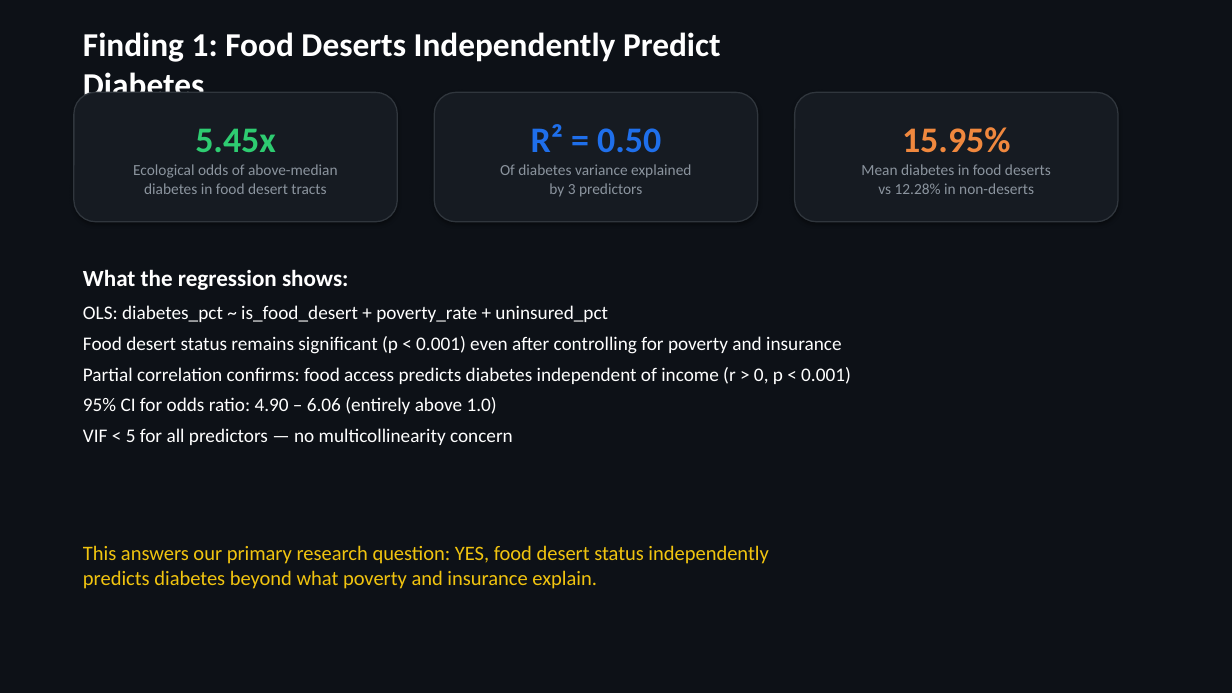
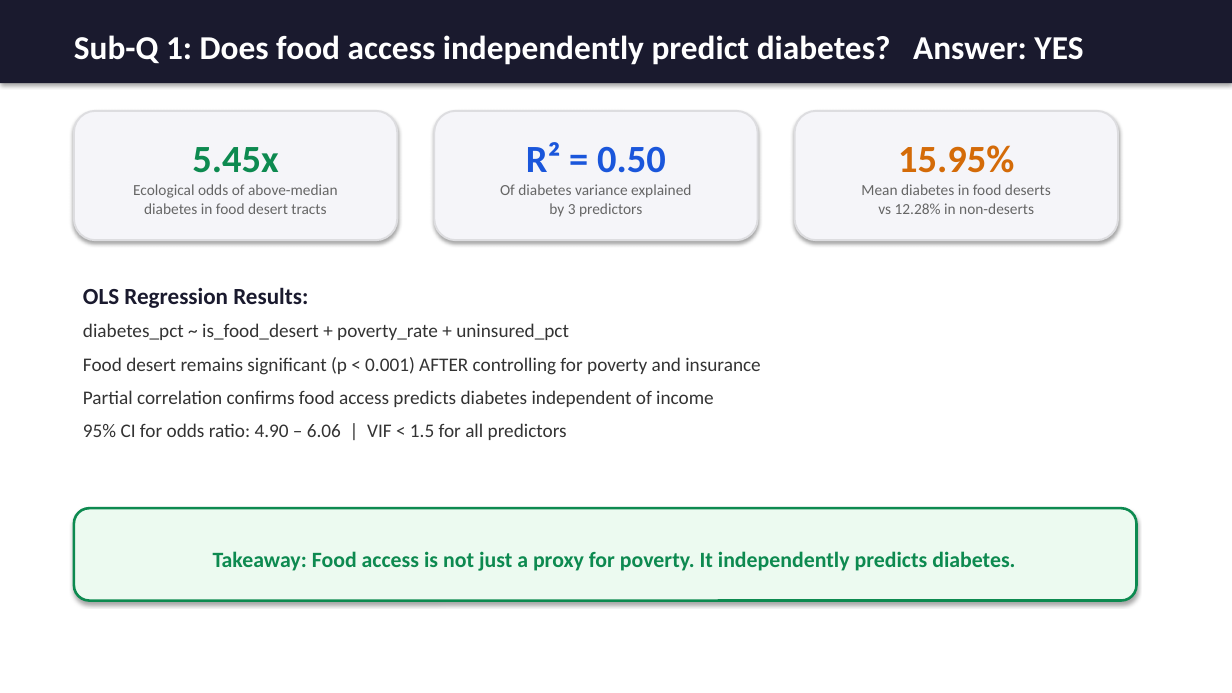
Before and after one commit to jimbo111/datathon-kims, a slide deck: slide 7 of submissions/2kim_health_slides.pptx. Drawn at 1232x693 pixels with LibreOffice and Linux fonts; fonts in the diff are those of the drawing. Boxes give left, top, right and bottom in pixels: in the first picture for what was removed or moved away, otherwise in the second. Text is boxed around its words. In the diff, an @@ line names an element or a change of style, - is before the commit and + after.

Commit message:
Update research question, sub-questions, and bright white slide theme

```diff
--- a/submissions/2kim_health_slides.pptx
+++ b/submissions/2kim_health_slides.pptx
@@ background #0D1117 to #FFFFFF @@
@@ rectangle "Sub-Q 1: Does food access ...": place and size @@
-rectangle "Sub-Q 1: Does food access ..." at <box>83,32,721,95</box>
+rectangle "Sub-Q 1: Does food access ..." at <box>0,0,1232,83</box>
@@ rectangle "Sub-Q 1: Does food access ..." at <box>0,0,1232,83</box>: vertical alignment top to middle; fill none to #1A1A2E; shadow on @@
@@ text in rectangle at <box>74,35,1083,65</box>: text changed @@
-Finding 1: Food Deserts Independently Predict Diabetes
+Sub-Q 1: Does food access independently predict diabetes? Answer: YES
@@ rounded rectangle "5.45x" at <box>74,111,397,240</box>: size 28 to 30 pt, text colour #2ECC71 to #0D8A50 in "5.45x"; text colour #8B949E to #666666; fill #161B22 to #F5F5F9; outline #30363D 1 pt to #DDDDE0 1.5 pt @@
@@ rounded rectangle "R² = 0.50" at <box>434,111,758,240</box>: size 28 to 30 pt, text colour #1F6FEB to #1A56DB in "R² = 0.50"; text colour #8B949E to #666666 in "Of diabetes variance explained by 3 predictors"; fill #161B22 to #F5F5F9; outline #30363D 1 pt to #DDDDE0 1.5 pt @@
@@ 3 rounded rectangles: place and size @@
-3 rounded rectangles at <box>74,92,1118,222</box>
+3 rounded rectangles at <box>74,111,1118,240</box>
@@ rounded rectangle "15.95%" at <box>795,111,1118,240</box>: size 28 to 30 pt, text colour #F0883E to #D46B08 in "15.95%"; text colour #8B949E to #666666 in "Mean diabetes in food deserts vs 12.28% ..."; fill #161B22 to #F5F5F9; outline #30363D 1 pt to #DDDDE0 1.5 pt @@
@@ text at <box>83,287,308,308</box>: text changed; text colour #FFFFFF to #1A1A2E @@
-What the regression shows:
+OLS Regression Results:
@@ text at <box>83,323,760,440</box>: text changed; text colour #FFFFFF to #333333 @@
-OLS: diabetes_pct ~ is_food_desert + poverty_rate + uninsured_pct
-Food desert status remains significant (p < 0.001) even after controlling for poverty and insurance
-Partial correlation confirms: food access predicts diabetes independent of income (r > 0, p < 0.001)
-95% CI for odds ratio: 4.90 – 6.06 (entirely above 1.0)
-VIF < 5 for all predictors — no multicollinearity concern
+diabetes_pct ~ is_food_desert + poverty_rate + uninsured_pct
+Food desert remains significant (p < 0.001) AFTER controlling for poverty and insurance
+Partial correlation confirms food access predicts diabetes independent of income
+95% CI for odds ratio: 4.90 – 6.06 | VIF < 1.5 for all predictors
@@ rounded rectangle "Takeaway: Food access is not ...": place and size @@
-rounded rectangle "Takeaway: Food access is not ..." at <box>83,545,768,589</box>
+rounded rectangle "Takeaway: Food access is not ..." at <box>74,508,1137,601</box>
@@ rounded rectangle "Takeaway: Food access is not ..." at <box>74,508,1137,601</box>: vertical alignment top to middle; fill none to #ECFAF0; outline none to #0D8A50 2 pt; shadow on @@
@@ text in rounded rectangle at <box>213,551,1015,571</box>: text changed; size 16 to 17 pt; text colour #F1C40F to #0D8A50; bold on @@
-This answers our primary research question: YES, food desert status independently
-predicts diabetes beyond what poverty and insurance explain.
+Takeaway: Food access is not just a proxy for poverty. It independently predicts diabetes.
```
Also in this commit, not shown: 11 other slides changed, 1 slide added, 1 slide removed, 1 other file.
